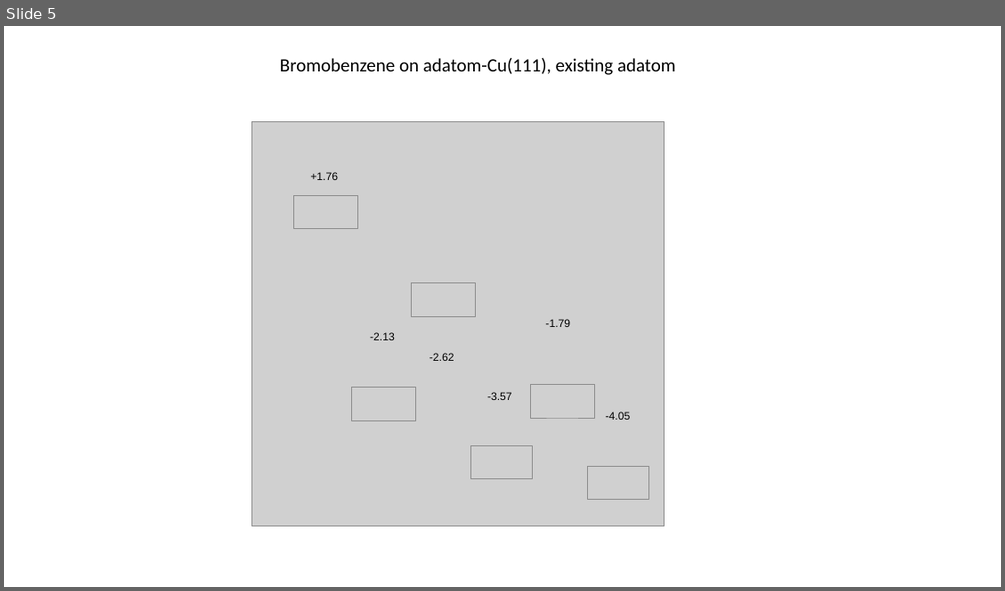
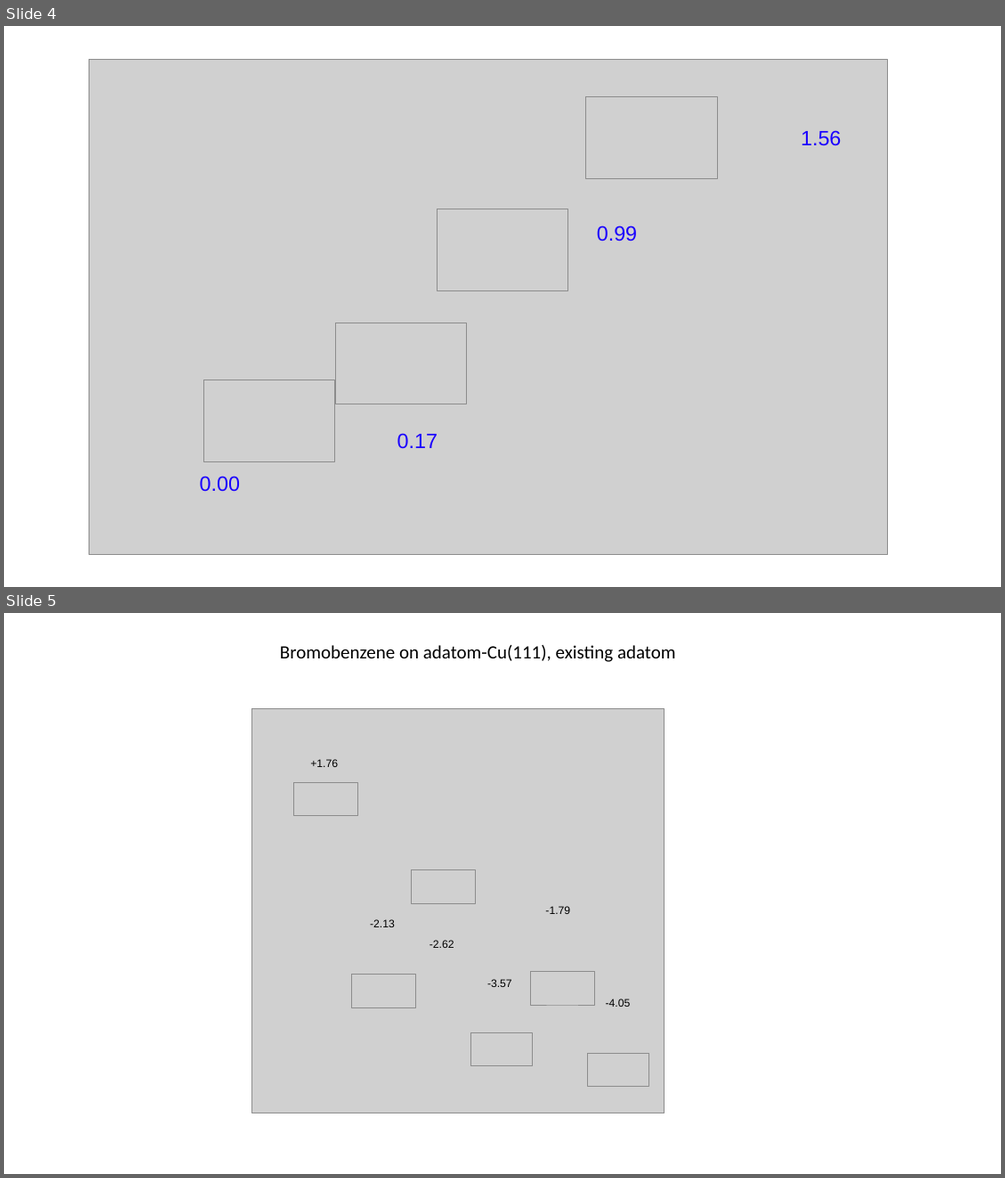
Before and after one commit to rzk1/ullmann, a slide deck: EnergyFile.pptx. Shown one above the other, each under a label of ours: slide 5 before the commit, slides 4 and 5 after it. The pictures are 1005x591 and 1005x1178 pixels, drawn with LibreOffice and Linux fonts; fonts in the diff are those of the drawing; grey boxes stand for pictures. Boxes give left, top, right and bottom in pixels: in the first picture for what was removed or moved away, otherwise in the second. Text is boxed around its words. In the diff, an @@ line names an element or a change of style, - is before the commit and + after.

```diff
--- a/EnergyFile.pptx
+++ b/EnergyFile.pptx
@@ slide 4 added at (4,26,1001,587), background #FFFFFF @@
@@ text added at (801,130,841,145), 20 pt, text #1A00FF @@
+1.56
@@ text added at (597,225,637,240), 20 pt, text #1A00FF @@
+0.99
@@ group added at (89,59,887,554): 5 pictures @@
@@ text added at (397,433,437,448), 20 pt, text #1A00FF @@
+0.17
@@ text added at (200,475,240,491), 20 pt, text #1A00FF @@
+0.00
```
Also in this commit, not shown: 1 slide removed, 3 other files.
